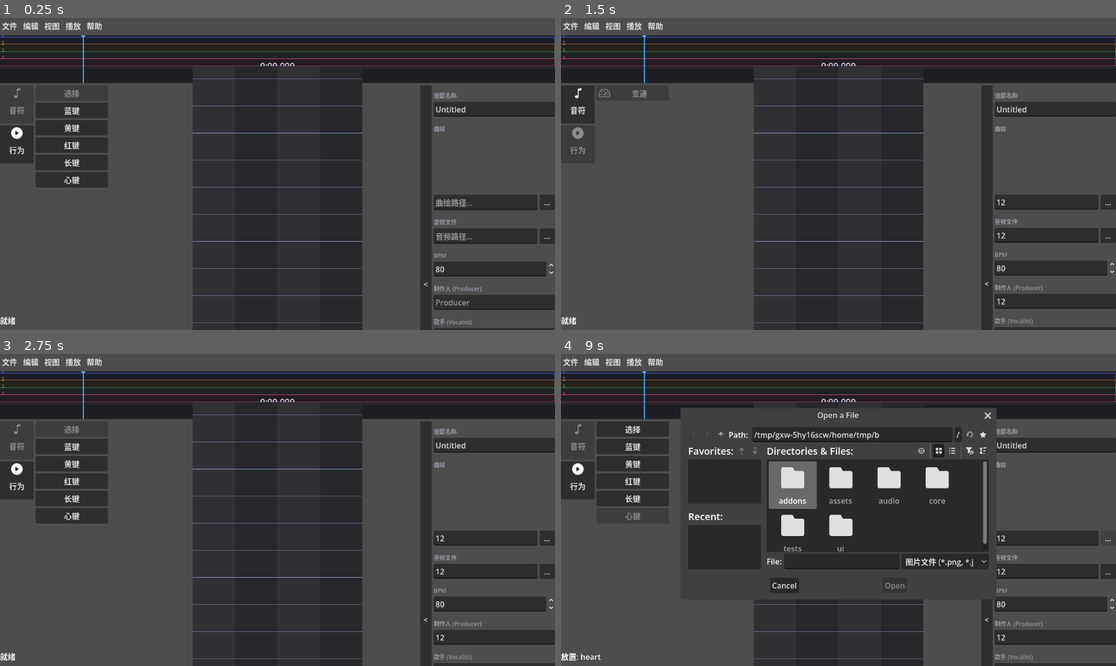
Above: before the commit, frames 1-4 (two rows, left to right).
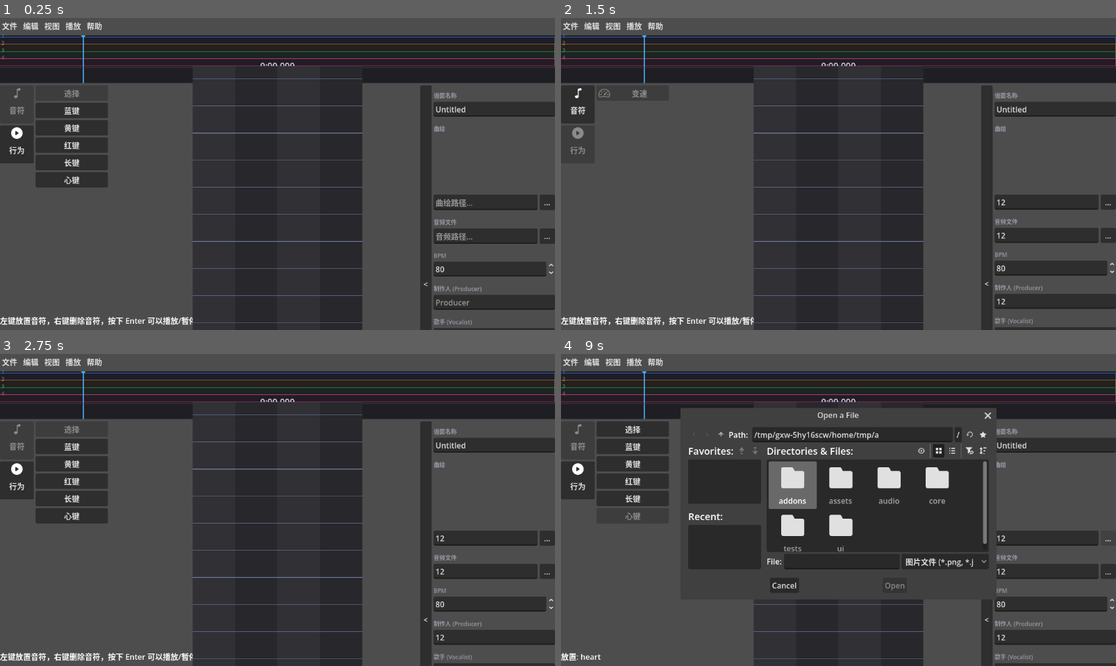
Above: after the commit, the same moments.

Repository: Thirhythm/LPEditor
Game: Godot game, scene res://ui/main_editor/main_editor.tscn
Two runs of this game, one before a commit and one after it. Both use one fixed random seed, a clock stepped at 60 frames per second and the inputs below.
Inputs (mouse positions are in pixels of both pictures, inside the frame that each line leads up to):
- Up to frame 1 (0.25 s): no input
- Up to frame 2 (1.5 s): click (1049, 202) at 0.52 s; type "12" at 0.6 s; click (1049, 236) at 0.75 s; type "12" at 0.83 s; click (1054, 301) at 0.98 s; type "12" at 1.07 s; click "行为" at 1.25 s
- Up to frame 3 (2.75 s): click "音符" at 2 s
- Up to frame 4 (9 s): click "蓝键" at 2.75 s; click "选择" at 3.5 s; click "黄键" at 4.25 s; click "红键" at 5 s; click "长键" at 5.75 s; click "心键" at 6.5 s; click "<" at 7.25 s; click ">" at 8 s; click "..." at 8.75 s

The runs differ from the first frame. In frame 1, 0.5% of the frame differs, in the area x 0-35%, y 95-99%; in frame 2, 0.5%; in frame 3, 0.5%; in frame 4, less than 0.1%.

Commit message:
feat: 未保存提示

Diff:
--- a/audio/audio_manager.gd
+++ b/audio/audio_manager.gd
@@ -12,6 +12,7 @@
 @onready var player: AudioStreamPlayer = $Player
 
 var playing: bool = false
+var finished: bool = false			# 上次播放是否播到音频末尾自然结束（暂停/停止/定位都会清除）
 var _start_time_ms: int = 0		# 本次播放开始时的系统时间 (Time.get_ticks_msec())
 var _start_offset_ms: int = 0		# 本次播放从音频的哪个位置开始 (ms)
 
@@ -33,17 +34,33 @@
 	_start_time_ms = Time.get_ticks_msec()
 	_start_offset_ms = from_ms
 	playing = true
+	finished = false
 	return true
 
 
 func pause_playback() -> void:
 	player.stop()
 	playing = false
+	finished = false
 
 
 func stop_playback() -> void:
 	player.stop()
 	playing = false
+	finished = false
+
+
+## 播放自然结束（播到音频末尾）：结束播放状态并记录 finished，
+## 供调用方在下次按下播放键时决定是否回到开头
+func mark_finished() -> void:
+	player.stop()
+	playing = false
+	finished = true
+
+
+## 清除"自然结束"标记（用户重新定位播放头/换歌后，播放应以其当前位置为准）
+func clear_finished() -> void:
+	finished = false
 
 
 ## 播放中跳转到指定位置
@@ -51,6 +68,7 @@
 	player.play(float(from_ms) / 1000.0)
 	_start_time_ms = Time.get_ticks_msec()
 	_start_offset_ms = from_ms
+	finished = false
 
 
 ## 加载当前音频：优先直接解析 WAV（绕过 .import），失败时回退到 Godot 标准导入流。
--- a/core/chart_defs.gd
+++ b/core/chart_defs.gd
@@ -141,7 +141,7 @@
 	if title.is_empty() or title == DEFAULT_TITLE:
 		missing.append("标题")
 	if (chart.get("audio_path", "") as String).is_empty():
-		missing.append("音频文件")
+		missing.append("音频")
 	if (chart.get("jacket_path", "") as String).is_empty():
 		missing.append("曲绘")
 	return missing
--- a/core/editor_state.gd
+++ b/core/editor_state.gd
@@ -3,7 +3,8 @@
 extends RefCounted
 
 ## 编辑器会话状态：视口滚动/缩放、量化与吸附设置、当前选区，
-## 以及基于快照的撤销/重做（快照同时覆盖 ChartData 的文档字段）。
+## 基于快照的撤销/重做（快照同时覆盖 ChartData 的文档字段），
+## 以及「相对上次保存是否有改动」的判定。
 ##
 ## 与 `ChartData` 一样全部使用静态成员，不依赖 autoload 注册与场景树，
 ## 因此可以在编辑器内直接解析、也便于单元测试。
@@ -22,6 +23,9 @@
 
 static var _history := UndoHistory.new()
 static var _is_undoing: bool = false
+
+# 「已保存」基准：最后一次打开/保存时文档的内容指纹
+static var _saved_signature: String = ""
 
 
 # --- 视口与缩放 ---
@@ -85,6 +89,27 @@
 	_history.clear()
 
 
+# --- 未保存更改 ---
+
+## 把当前文档记为「已保存」基准（新建 / 打开 / 保存成功后调用）
+static func mark_saved() -> void:
+	_saved_signature = document_signature()
+
+
+## 当前文档相对上次保存是否有改动。
+## 用整份文档的指纹比较，因此撤销回保存点之后同样会变回「已保存」。
+static func is_dirty() -> bool:
+	if _saved_signature.is_empty():
+		_saved_signature = document_signature()	# 首次查询：把当前文档当作基准
+		return false
+	return document_signature() != _saved_signature
+
+
+## 文档内容指纹（只包含会写进 .lp 的字段）
+static func document_signature() -> String:
+	return JSON.stringify(ChartData.to_dict())
+
+
 ## 快照 = 文档字段（ChartData 提供）+ 会话设置
 static func _capture_state() -> Dictionary:
 	var state := ChartData.capture_snapshot()
--- a/tests/test_editor_state.gd
+++ b/tests/test_editor_state.gd
@@ -10,6 +10,7 @@
 func setup() -> void:
 	ChartData.new_chart()
 	EditorState.clear_undo_history()
+	EditorState.mark_saved()
 	EditorState.scroll_time = 0
 	EditorState.px_per_ms = ChartDefs.DEFAULT_PX_PER_MS
 	EditorState.quantize_denominator = ChartDefs.DEFAULT_QUANTIZE_DENOMINATOR
@@ -109,3 +110,35 @@
 	EditorState.scroll_time = -500
 	EditorState.clamp_scroll()
 	assert_eq(EditorState.scroll_time, 0)
+
+
+# --- 未保存更改 ---
+
+func test_is_dirty_tracks_document_changes() -> void:
+	assert_false(EditorState.is_dirty(), "新建/保存后应为已保存状态")
+
+	ChartData.notes.append({"type": "tap", "time": 0, "column": 1})
+	assert_true(EditorState.is_dirty(), "改动音符后应视为有未保存的更改")
+
+	EditorState.mark_saved()
+	assert_false(EditorState.is_dirty(), "保存后应回到已保存状态")
+
+
+func test_metadata_change_marks_dirty() -> void:
+	ChartData.bpm = 180.0
+	assert_true(EditorState.is_dirty(), "元数据改动同样算未保存")
+
+	ChartData.bpm = ChartDefs.DEFAULT_BPM
+	assert_false(EditorState.is_dirty(), "改回原值后不应再算未保存")
+
+
+func test_undo_back_to_saved_state_clears_dirty() -> void:
+	EditorState.push_undo_state()
+	ChartData.title = "Changed"
+	assert_true(EditorState.is_dirty())
+
+	EditorState.undo()
+	assert_false(EditorState.is_dirty(), "撤销回保存点后不应再视为有未保存编辑")
+
+	EditorState.redo()
+	assert_true(EditorState.is_dirty(), "重做离开保存点后应重新视为未保存")
--- a/ui/main_editor/main_editor.gd
+++ b/ui/main_editor/main_editor.gd
@@ -19,6 +19,7 @@
 
 var _current_note_type: String = ""
 var _current_category: int = 0
+var _pending_action: Callable = Callable()	# 确认保存后要继续的操作（如退出）
 
 # 文件对话框与提示弹窗均为 MainEditor.tscn 场景节点，脚本只负责连接信号与填充内容
 @onready var _file_dialog_open: FileDialog = $FileDialogOpen
@@ -27,6 +28,7 @@
 @onready var _file_dialog_audio: FileDialog = $FileDialogAudio
 @onready var _file_dialog_export: FileDialog = $FileDialogExport
 @onready var _warning_dialog: AcceptDialog = $WarningDialog
+@onready var _confirm_dialog: ConfirmationDialog = $ConfirmDialog
 
 func _ready() -> void:
 	action_items.visible = false
@@ -51,8 +53,11 @@
 	set_process(true)
 	_setup_menus()
 	_connect_file_dialogs()
-	ruler.set_notes(ChartData.notes)
-	_update_status("就绪")
+	_setup_confirm_dialog()
+	# 关闭窗口改由本场景处理，以便退出前确认未保存的编辑
+	get_tree().auto_accept_quit = false
+	ruler.set_notes(ChartData.notes)
+	_update_status("左键放置音符，右键删除音符，按下 Enter 可以播放/暂停")
 
 # 播放时：根据 audio 计时驱动 scroll，使播放头固定于 ruler 锚点处
 func _process(_delta: float) -> void:
@@ -60,7 +65,7 @@
 		return
 
 	if not audio.player.playing:
-		audio.pause_playback()
+		audio.mark_finished()
 		_update_status("播放结束")
 		return
 
@@ -84,6 +89,11 @@
 			_redo()
 			get_viewport().set_input_as_handled()
 
+# 用户关闭窗口（标题栏 × / Alt+F4）：先把退出交给 _request_quit() 处理
+func _notification(what: int) -> void:
+	if what == NOTIFICATION_WM_CLOSE_REQUEST:
+		_request_quit()
+
 # --- 工具栏信号 ---
 
 func _on_list_item_pressed(index: int) -> void:
@@ -115,7 +125,7 @@
 
 func _on_visual_note_deselected() -> void:
 	property_panel.set_meta_mode()
-	_update_status("已取消选择")
+	_update_status("")
 
 func _on_visual_note_deleted(index: int) -> void:
 	property_panel.set_meta_mode()
@@ -141,6 +151,10 @@
 func _on_visual_scroll_changed() -> void:
 	ruler.playhead_time = EditorState.scroll_time
 	ruler.queue_redraw()
+	# 与点击 ruler 定位一致：播放结束后手动滚动视口（轨道区/ruler 滚轮、缩放）算用户重新定位，
+	# 取消"从头重播"，下次播放从当前播放头位置开始
+	if not audio.playing:
+		audio.clear_finished()
 
 # --- Property 信号 ---
 
@@ -158,7 +172,10 @@
 	property_panel.set_meta_mode()
 	if audio.playing:
 		audio.seek(time_ms)
-	_update_status("播放头: %d ms" % time_ms)
+	else:
+		# 播放已结束/暂停时手动定位：以新位置为准，不要再从头重播
+		audio.clear_finished()
+	_update_status("")
 
 # --- 播放控制 ---
 
@@ -168,11 +185,24 @@
 		_update_status("已暂停")
 		return
 
+	# 播到末尾自然结束后再按空格：先回到开头，再从头播放
+	if audio.finished:
+		_rewind_to_start()
+
 	if not audio.start_playback(ruler.playhead_time):
 		_update_status("无音频文件，无法播放")
 		return
 
 	_update_status("播放中...")
+
+
+## 播放头与视口回到开头（重置滚动目标，ruler 会平滑滚回起点）
+func _rewind_to_start() -> void:
+	ruler.update_playhead(0)
+	EditorState.scroll_time = 0
+	EditorState.clamp_scroll()
+	ruler.queue_redraw()
+	visual.queue_redraw()
 
 # --- 菜单栏 ---
 
@@ -184,8 +214,8 @@
 
 func _on_file_menu(id: int) -> void:
 	match id:
-		0: _new_chart()
-		1: _file_dialog_open.popup_centered()
+		0: 	_confirm_unsaved("谱面有未保存的更改，是否保存？", _new_chart)
+		1: 	_confirm_unsaved("谱面有未保存的更改，是否保存？", _file_dialog_open.popup_centered)
 		2: _save_chart()
 		3: _file_dialog_save.popup_centered()
 		6: _export_chart()
@@ -229,6 +259,7 @@
 	audio.stop_playback()
 	EditorState.push_undo_state()
 	ChartData.new_chart()
+	EditorState.mark_saved()
 	property_panel.set_meta_mode()
 	visual.deselect()
 	ruler.set_notes(ChartData.notes)
@@ -244,6 +275,7 @@
 	EditorState.push_undo_state()
 	ChartData.load_from_dict(result["data"])
 	ChartData.current_file_path = path
+	EditorState.mark_saved()	# 刚载入的内容即「已保存」基准
 	_after_chart_loaded(path)
 
 ## 载入谱面后的统一收尾：重载音频、修正视口、刷新各控件
@@ -256,24 +288,30 @@
 	property_panel.set_meta_mode()
 	visual.deselect()
 	ruler.set_notes(ChartData.notes)
-	_update_status("已打开: %s [%d 音符]" % [path.get_file(), ChartData.notes.size()])
-
-func _save_chart() -> void:
+	_update_status("")
+
+## 保存到当前路径；需要另存为时弹出对话框并返回 false（保存异步完成）
+func _save_chart() -> bool:
 	if ChartData.current_file_path.is_empty():
 		_file_dialog_save.popup_centered()
-		return
-	_do_save(ChartData.current_file_path)
+		return false
+	return _do_save(ChartData.current_file_path)
 
 func _on_save_file_selected(path: String) -> void:
 	_do_save(path)
 
-func _do_save(path: String) -> void:
+func _do_save(path: String) -> bool:
 	var result := ChartIO.save_chart(path, ChartData.to_dict())
 	if not result["ok"]:
 		_update_status(result["error"])
-		return
+		# 保存失败：放弃挂起的操作（如退出），避免带着未保存的改动继续
+		_pending_action = Callable()
+		return false
 	ChartData.current_file_path = path
-	_update_status("已保存: %s [%d 音符]" % [path.get_file(), ChartData.notes.size()])
+	EditorState.mark_saved()
+	_update_status("已保存")
+	_flush_pending_action()
+	return true
 
 func _on_jacket_browse() -> void:
 	_file_dialog_jacket.popup_centered()
@@ -307,7 +345,7 @@
 	})
 
 	if not missing.is_empty():
-		var msg := "以下参数未填写完毕:\n"
+		var msg := "以下内容未填写完毕:\n"
 		for field in missing:
 			msg += "  · " + field + "\n"
 		msg += "请在属性面板中填写后重试"
@@ -331,6 +369,61 @@
 	_warning_dialog.dialog_text = text
 	_warning_dialog.popup_centered()
 
+# --- 未保存更改确认 ---
+
+# ConfirmDialog 的三个按钮语义：
+#   保存   （确定按钮）        → 保存成功后再继续
+#   不保存 （custom_action）   → 放弃改动直接继续
+#   取消   （取消按钮 / ESC）  → 中止本次操作
+func _setup_confirm_dialog() -> void:
+	# 第三个按钮只能运行时添加（AcceptDialog 的自定义按钮无法在场景里编排）
+	_confirm_dialog.add_button("不保存", true, "discard")
+	_confirm_dialog.confirmed.connect(_on_unsaved_save)
+	_confirm_dialog.canceled.connect(_on_unsaved_cancel)
+	_confirm_dialog.custom_action.connect(_on_unsaved_custom)
+	_file_dialog_save.canceled.connect(_on_save_dialog_canceled)
+
+## 有未保存编辑时弹窗询问，确认后才执行 action；无改动时直接执行
+func _confirm_unsaved(message: String, action: Callable) -> void:
+	if not EditorState.is_dirty():
+		action.call()
+		return
+	_pending_action = action
+	_confirm_dialog.dialog_text = message
+	_confirm_dialog.popup_centered()
+
+func _on_unsaved_save() -> void:
+	_save_chart()	# 走 _do_save()：保存成功即继续，需另存为时由保存对话框收尾
+
+func _on_unsaved_cancel() -> void:
+	_pending_action = Callable()
+
+func _on_unsaved_custom(action: StringName) -> void:
+	if action != &"discard":
+		return
+	_confirm_dialog.hide()	# 自定义按钮不像确定/取消那样自动关闭弹窗
+	_flush_pending_action()
+
+## 另存为对话框被取消：挂起的操作用户没确认，直接作废
+func _on_save_dialog_canceled() -> void:
+	_pending_action = Callable()
+
+func _flush_pending_action() -> void:
+	var action := _pending_action
+	_pending_action = Callable()
+	if action.is_valid():
+		action.call()
+
+# --- 退出 ---
+
+## 退出前确认：有未保存编辑时询问是否保存
+func _request_quit() -> void:
+	_confirm_unsaved("谱面有未保存的更改，是否保存？", _quit_now)
+
+func _quit_now() -> void:
+	audio.stop_playback()
+	get_tree().quit()
+
 # --- 状态栏 ---
 
 func _update_status(text: String) -> void:
--- a/ui/main_editor/main_editor.tscn
+++ b/ui/main_editor/main_editor.tscn
@@ -315,3 +315,10 @@
 [node name="WarningDialog" type="AcceptDialog" parent="." unique_id=1853697896]
 title = "提示"
 ok_button_text = "确定"
+
+[node name="ConfirmDialog" type="ConfirmationDialog" parent="." unique_id=902098767]
+title = "未保存的更改"
+unresizable = true
+ok_button_text = "保存"
+dialog_autowrap = true
+cancel_button_text = "取消"
--- a/ui/tool_list/drawer.tscn
+++ /dev/null
@@ -1,7 +0,0 @@
-[gd_scene format=3 uid="uid://b1u46eys5ke62"]
-
-[node name="Drawer" type="HBoxContainer" unique_id=887181601]
-anchor_right = 1.0
-anchor_bottom = 1.0
-grow_horizontal = 2
-grow_vertical = 2
Not shown, changed: addons/godot_ai/client_configurator.gd
Not shown, changed: addons/godot_ai/clients/_cli_finder.gd
Not shown, changed: addons/godot_ai/plugin.cfg
Not shown, changed: addons/godot_ai/plugin.gd
Not shown, changed: addons/godot_ai/utils/port_resolver.gd
Not shown, changed: addons/godot_ai/utils/server_lifecycle.gd
Not shown, changed: README.md
Not shown, changed: docs/ARCHITECTURE.md
